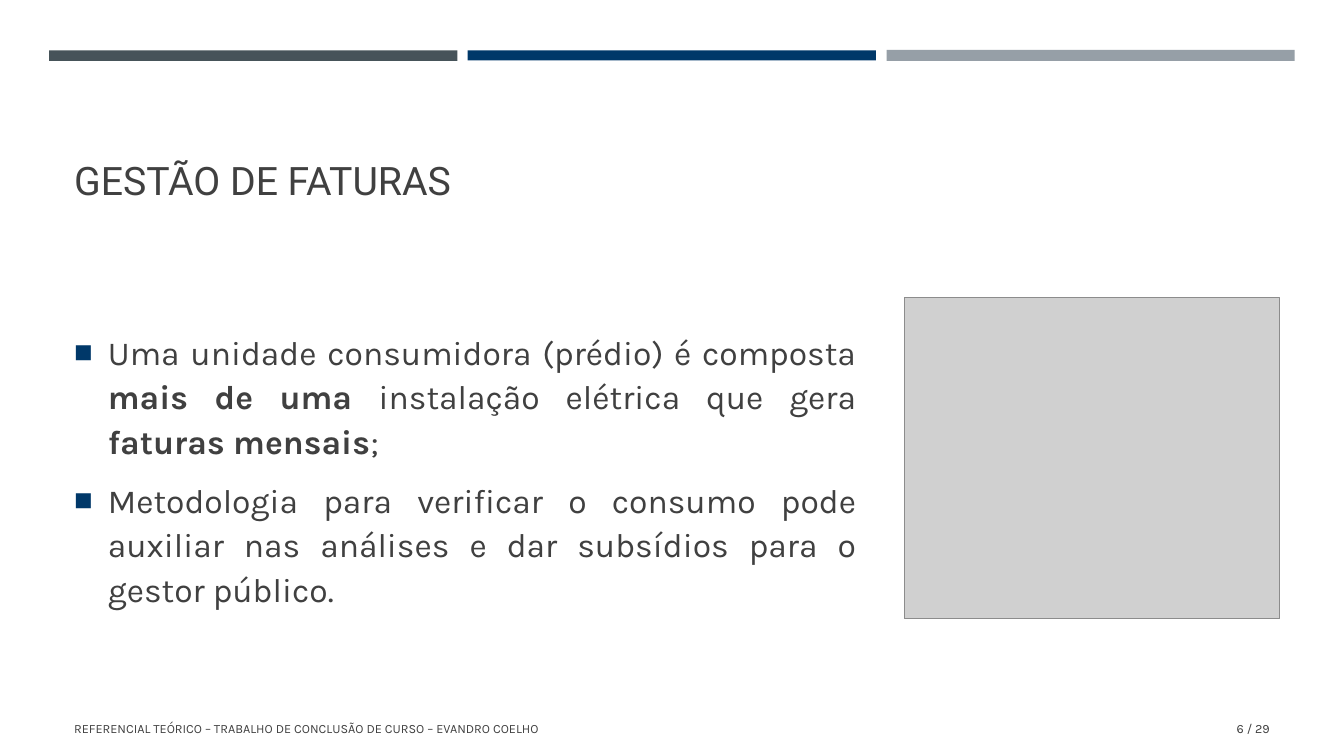
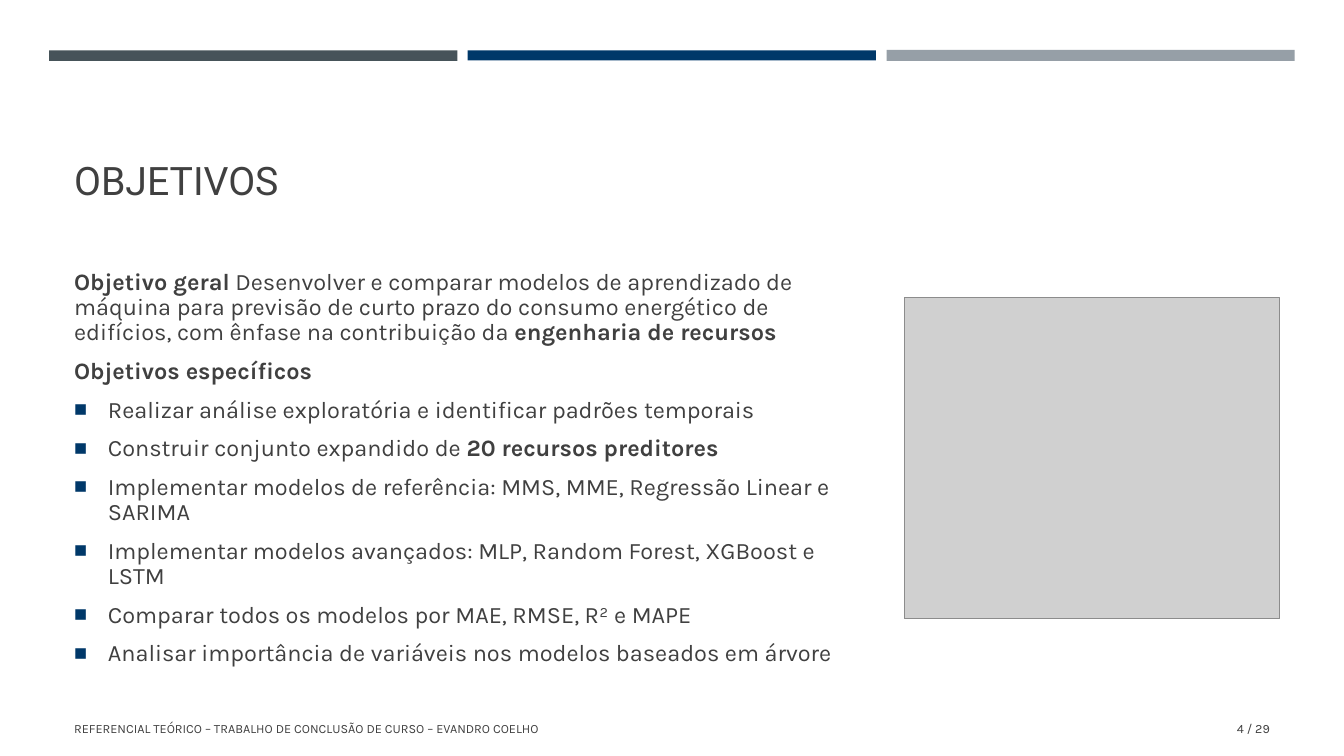
Before and after one commit to evandrorcoelho/energy-consumption-forecast, a slide deck: slide 4 of tcc_pos_graduacao_apresentacao_evandrocoelho.pptx (slide 6 before the commit). Drawn at 1344x756 pixels with LibreOffice and Linux fonts; fonts in the diff are those of the drawing; grey boxes stand for pictures. Boxes give left, top, right and bottom in pixels: in the first picture for what was removed or moved away, otherwise in the second. Text is boxed around its words. In the diff, an @@ line names an element or a change of style, - is before the commit and + after.

```diff
--- a/tcc_pos_graduacao_apresentacao_evandrocoelho.pptx
+++ b/tcc_pos_graduacao_apresentacao_evandrocoelho.pptx
@@ title at (74,166,278,196): text changed @@
-GESTÃO DE FATURAS
+OBJETIVOS
@@ text at (74,273,832,667): text changed; size 24 to 16.8 pt @@
-■ Uma unidade consumidora (prédio) é composta mais de uma instalação elétrica que gera faturas mensais;
-■ Metodologia para verificar o consumo pode auxiliar nas análises e dar subsídios para o gestor público.
+Objetivo geral Desenvolver e comparar modelos de aprendizado de máquina para previsão de curto prazo do consumo energético de edifícios, com ênfase na contribuição da engenharia de recursos
+Objetivos específicos
+■ Realizar análise exploratória e identificar padrões temporais
+■ Construir conjunto expandido de 20 recursos preditores
+■ Implementar modelos de referência: MMS, MME, Regressão Linear e SARIMA
+■ Implementar modelos avançados: MLP, Random Forest, XGBoost e LSTM
+■ Comparar todos os modelos por MAE, RMSE, R² e MAPE
+■ Analisar importância de variáveis nos modelos baseados em árvore
@@ page number at (1237,725,1270,733): text changed @@
-6 / 29
+4 / 29
```
Also in this commit, not shown: 12 other slides changed, 2 slides removed, 3 other files.
